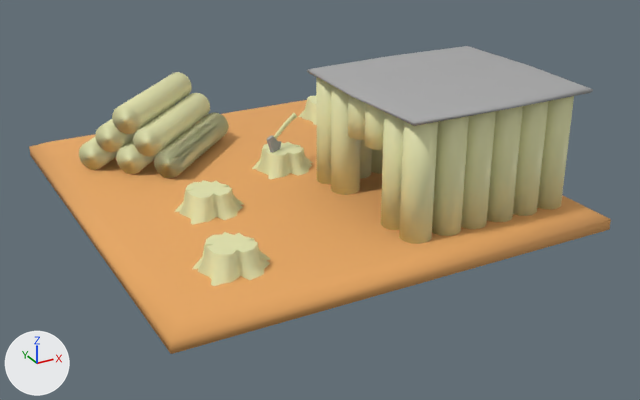
An edit to the Blender file client/models/buildings/forestGatherers.blend, drawn before and after from the same camera.
Rendered twice from a 50 mm lens placed at (-2.58, -5.1, 2.32), pointed at (0.08, -0.27, -0.1). The axes (+X, +Y, +Z) are drawn at lower left. The lights are the same throughout.

The older version as bpy lines, for what is in view:
```python
ob_cube = bpy.data.objects.new('Cube', me_cube)
ob_cube.location = (0.0, 0.0, -1.535)
ob_cylinder_001 = bpy.data.objects.new('Cylinder.001', me_cylinder_001)
ob_cylinder_001.location = (-0.492, 0.579, 0.132)
ob_cylinder_001.rotation_euler = (2.356, 1.571, 0.0)  # degrees (135, 90, 0)
ob_cylinder_001.scale = (0.0998, 0.0998, 0.428)
ob_cylinder_002 = bpy.data.objects.new('Cylinder.002', me_cylinder_003)
ob_cylinder_002.location = (-0.692, 0.779, 0.132)
ob_cylinder_002.rotation_euler = (2.356, 1.571, 0.0)  # degrees (135, 90, 0)
ob_cylinder_002.scale = (0.0998, 0.0998, 0.428)
ob_cylinder_003 = bpy.data.objects.new('Cylinder.003', me_cylinder_004)
ob_cylinder_003.location = (-0.895, 0.982, 0.132)
ob_cylinder_003.rotation_euler = (2.356, 1.571, 0.0)  # degrees (135, 90, 0)
ob_cylinder_003.scale = (0.0998, 0.0998, 0.428)
ob_cylinder_004 = bpy.data.objects.new('Cylinder.004', me_cylinder_002)
ob_cylinder_004.location = (-0.592, 0.679, 0.276)
ob_cylinder_004.rotation_euler = (2.356, 1.571, 0.0)  # degrees (135, 90, 0)
ob_cylinder_004.scale = (0.0998, 0.0998, 0.428)
ob_cylinder_005 = bpy.data.objects.new('Cylinder.005', me_cylinder_005)
ob_cylinder_005.location = (-0.793, 0.88, 0.276)
ob_cylinder_005.rotation_euler = (2.356, 1.571, 0.0)  # degrees (135, 90, 0)
ob_cylinder_005.scale = (0.0998, 0.0998, 0.428)
ob_cylinder_006 = bpy.data.objects.new('Cylinder.006', me_cylinder_006)
ob_cylinder_006.location = (-0.692, 0.779, 0.422)
ob_cylinder_006.rotation_euler = (2.356, 1.571, 0.0)  # degrees (135, 90, 0)
ob_cylinder_006.scale = (0.0998, 0.0998, 0.428)
ob_cylinder_014 = bpy.data.objects.new('Cylinder.014', me_cylinder_014)
ob_cylinder_014.location = (3.398, -2.361, -0.027)
ob_cylinder_014.rotation_euler = (0.0, 0.0, -1.571)  # degrees (0, 0, -90)
ob_cylinder_014.scale = (1.92, 1.92, 1.92)
ob_plane = bpy.data.objects.new('Plane', me_plane)
ob_plane.location = (-0.017, 0.117, 0.0)
ob_plane.scale = (0.321, 0.321, 0.321)
# also in view: 'Plane.001' at (-0.92, -1.08, 0.08); 'Plane.004' at (-0.74, -0.32, 0.08); 'Cube.001' at (0.69, -0.76, 0.78)
```
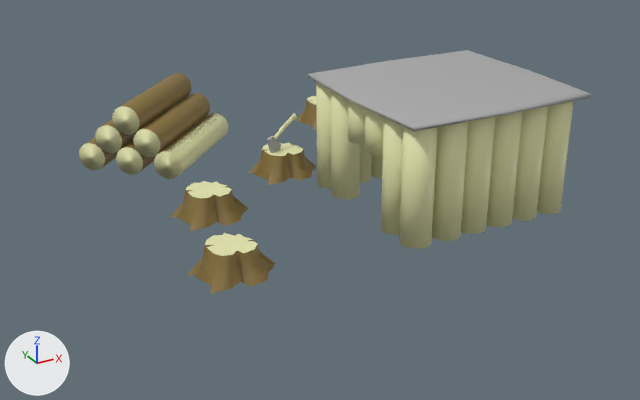
Patch to the scene script:
```diff
--- a/client/models/buildings/forestGatherers.blend.py
+++ b/client/models/buildings/forestGatherers.blend.py
@@ mat_bark @@
+mat_bark = principled_material('bark')
+mat_bark.base_color = (0.253, 0.17, 0.0441)  # yellow #8a733b
@@ me_cylinder_006 @@
 # used by ob_cylinder_006; location = (-0.692, 0.779, 0.422); rotation_euler = (2.356, 1.571, 0.0), in degrees (135, 90, 0); scale = (0.0998, 0.0998, 0.428)
-me_cylinder_006.from_pydata(...)  # 64 vertices, 34 faces; spans x -1.0..1.0, y -1.0..1.0, z -1.0..1.0
+me_cylinder_006.from_pydata(...)  # 384 vertices, 204 faces; spans x -1.0..3.91, y -3.88..3.83, z -1.0..1.0
+# me_cylinder_006 part 1: a new loose piece of 64 vertices spanning x 1.91..3.91, y -1.0..1.0, z -1.0..1.0
+# me_cylinder_006 part 2: a new loose piece of 64 vertices spanning x 1.91..3.91, y -3.88..-1.88, z -1.0..1.0
+# me_cylinder_006 part 3: a new loose piece of 64 vertices spanning x 1.91..3.91, y 1.83..3.83, z -1.0..1.0
+# me_cylinder_006 part 4: a new loose piece of 64 vertices spanning x 0.46..2.46, y 0.42..2.42, z -1.0..1.0
+# me_cylinder_006 part 5: a new loose piece of 64 vertices spanning x 0.46..2.46, y -2.43..-0.43, z -1.0..1.0
+# me_cylinder_006 part 6: 32 faces spanning x -1.0..1.0, y -1.0..1.0, z -1.0..1.0 switch from mat_wood (beige #e7e7b0) to mat_bark (yellow #8a733b)
@@ me_plane @@
 me_plane.from_pydata(...)  # 60 vertices, 53 faces; spans x -0.74..0.78, y -0.7..0.65, z 0.0..0.52
 # used by ob_plane; location = (-0.017, 0.117, 0.0); scale = (0.321, 0.321, 0.321)
+# me_plane part 7: all 40 faces centred in x -0.52..0.56, y -0.59..0.53, z 0.1..0.39 switch from mat_wood (beige #e7e7b0) to mat_bark (yellow #8a733b)
@@ me_plane_001 @@
 me_plane_001.from_pydata(...)  # 60 vertices, 53 faces; spans x -0.74..0.78, y -0.7..0.65, z 0.0..0.52
 # used by ob_plane_001; location = (-0.924, -1.07, 0.0); scale = (0.321, 0.321, 0.321)
+# me_plane_001 part 8: all 40 faces centred in x -0.52..0.56, y -0.59..0.53, z 0.1..0.39 switch from mat_wood (beige #e7e7b0) to mat_bark (yellow #8a733b)
@@ me_plane_003 @@
 me_plane_003.from_pydata(...)  # 60 vertices, 53 faces; spans x -0.74..0.78, y -0.7..0.65, z 0.0..0.52
 # used by ob_plane_003; location = (0.791, 0.973, 0.0); scale = (0.321, 0.321, 0.321)
+# me_plane_003 part 9: all 40 faces centred in x -0.52..0.56, y -0.59..0.53, z 0.1..0.39 switch from mat_wood (beige #e7e7b0) to mat_bark (yellow #8a733b)
@@ me_plane_004 @@
 me_plane_004.from_pydata(...)  # 60 vertices, 53 faces; spans x -0.74..0.78, y -0.7..0.65, z 0.0..0.52
 # used by ob_plane_004; location = (-0.742, -0.306, 0.0); scale = (0.321, 0.321, 0.321)
+# me_plane_004 part 10: all 40 faces centred in x -0.52..0.56, y -0.59..0.53, z 0.1..0.39 switch from mat_wood (beige #e7e7b0) to mat_bark (yellow #8a733b)
@@ ob_cylinder_002 @@
-ob_cylinder_002 = bpy.data.objects.new('Cylinder.002', me_cylinder_003)
@@ ob_cylinder_003 @@
-ob_cylinder_003 = bpy.data.objects.new('Cylinder.003', me_cylinder_004)
@@ ob_cylinder_001 @@
-ob_cylinder_001 = bpy.data.objects.new('Cylinder.001', me_cylinder_001)
@@ ob_cylinder_004 @@
-ob_cylinder_004 = bpy.data.objects.new('Cylinder.004', me_cylinder_002)
@@ ob_cylinder_005 @@
-ob_cylinder_005 = bpy.data.objects.new('Cylinder.005', me_cylinder_005)
@@ ob_cylinder_006 @@
 ob_cylinder_006 = bpy.data.objects.new('Cylinder.006', me_cylinder_006)
-ob_cylinder_006.location = (-0.692, 0.779, 0.422)
+ob_cylinder_006.location = (-0.692, 0.779, 0.418)
 ob_cylinder_006.rotation_euler = (2.356, 1.571, 0.0)  # degrees (135, 90, 0)
@@ ob_cube @@
-ob_cube = bpy.data.objects.new('Cube', me_cube)
@@ ob_cube_001 @@
 ob_cube_001 = bpy.data.objects.new('Cube.001', me_cube_002)
-ob_cube_001.location = (0.694, -0.762, 0.15)
+ob_cube_001.location = (0.694, -0.762, 0.12)
 ob_cube_001.rotation_euler = (0.0, 0.0, -1.571)  # degrees (0, 0, -90)
@@ ob_cylinder_014 @@
 ob_cylinder_014 = bpy.data.objects.new('Cylinder.014', me_cylinder_014)
-ob_cylinder_014.location = (3.398, -2.361, -0.027)
+ob_cylinder_014.location = (3.398, -2.361, -0.057)
 ob_cylinder_014.rotation_euler = (0.0, 0.0, -1.571)  # degrees (0, 0, -90)
@@ ob_plane @@
 ob_plane = bpy.data.objects.new('Plane', me_plane)
-ob_plane.location = (-0.017, 0.117, 0.0)
+ob_plane.location = (-0.017, 0.117, -0.004)
 ob_plane.scale = (0.321, 0.321, 0.321)
@@ ob_plane_001 @@
 ob_plane_001 = bpy.data.objects.new('Plane.001', me_plane_001)
-ob_plane_001.location = (-0.924, -1.07, 0.0)
+ob_plane_001.location = (-0.924, -1.07, -0.004)
 ob_plane_001.scale = (0.321, 0.321, 0.321)
@@ ob_plane_004 @@
 ob_plane_004 = bpy.data.objects.new('Plane.004', me_plane_004)
-ob_plane_004.location = (-0.742, -0.306, 0.0)
+ob_plane_004.location = (-0.742, -0.306, -0.004)
 ob_plane_004.scale = (0.321, 0.321, 0.321)
```

Location of each change, (x1, y1, x2, y2) in pixels of the pictures (640 x 400 px):
'Cube', deleted
    before: (29, 100, 611, 354)
'Cylinder.014', moved
    before: (316, 77, 574, 244)
    after: (316, 82, 573, 249)
'Cube.001', moved
    before: (307, 46, 593, 126)
    after: (307, 50, 592, 131)
'Cylinder.006', reshaped, moved (79% wider, 70% taller)
    before: (112, 72, 192, 134)
    after: (79, 73, 223, 179)
'Plane.001', recoloured, moved
    before: (192, 232, 270, 286)
    after: (187, 233, 276, 294)
'Plane.004', recoloured, moved
    before: (175, 180, 243, 225)
    after: (170, 181, 249, 231)
'Cylinder.004', deleted (beige)
    before: (133, 93, 210, 157)
'Cylinder.001', deleted
    before: (154, 113, 228, 178)
'Plane', recoloured, moved
    before: (252, 142, 312, 179)
    after: (248, 143, 317, 185)
'Cylinder.005', deleted (beige)
    before: (95, 105, 174, 152)
'Cylinder.002', deleted (beige)
    before: (116, 126, 193, 174)
'Cylinder.003', deleted (beige)
    before: (79, 137, 131, 170)
'Hatchet', moved
    both: (266, 113, 297, 153)
part 1 of me_cylinder_006, added (beige)
    after: (116, 128, 191, 175)
part 2 of me_cylinder_006, added (beige)
    after: (79, 137, 132, 170)
part 3 of me_cylinder_006, added (beige)
    after: (154, 113, 223, 179)
part 4 of me_cylinder_006, added
    after: (133, 93, 210, 157)
part 5 of me_cylinder_006, added (beige)
    after: (95, 105, 175, 153)
part 6 of me_cylinder_006, recoloured
    before: (118, 72, 192, 130)
    after: (120, 73, 192, 132)
part 7 of me_plane, recoloured
    both: (253, 146, 312, 179)
part 8 of me_plane_001, recoloured
    both: (193, 239, 270, 286)
part 9 of me_plane_003, recoloured
    both: (299, 101, 317, 125)
part 10 of me_plane_004, recoloured
    both: (175, 186, 243, 225)
'Cylinder.007', unchanged, uncovered by the edit
    after: (154, 113, 228, 177)
